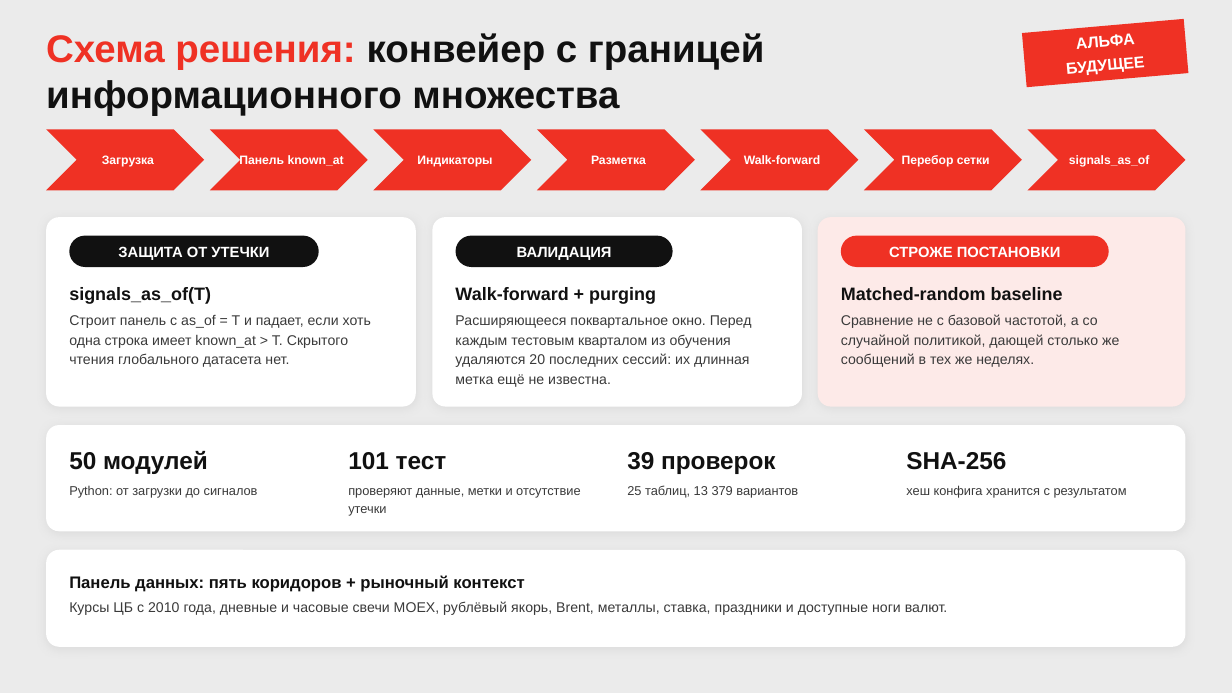
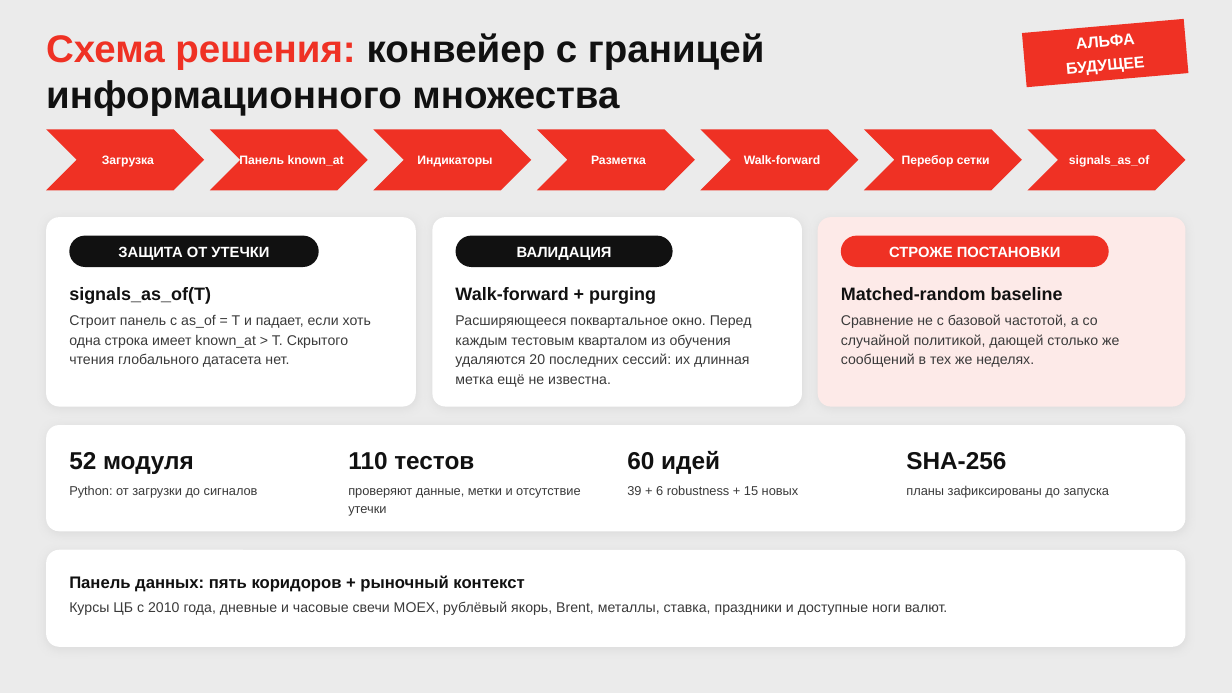
Before and after one commit to ne-olya/fx-pulse, a slide deck: slide 5 of docs/presentation/fx-pulse-interim.pptx. Drawn at 1232x693 pixels with LibreOffice and Linux fonts; fonts in the diff are those of the drawing. Boxes give left, top, right and bottom in pixels: in the first picture for what was removed or moved away, otherwise in the second. Text is boxed around its words. In the diff, an @@ line names an element or a change of style, - is before the commit and + after.

Commit message:
feat: audit winners and test robust signal ensembles

```diff
--- a/docs/presentation/fx-pulse-interim.pptx
+++ b/docs/presentation/fx-pulse-interim.pptx
@@ text at bbox=[69, 452, 194, 474]: text changed @@
-50 модулей
+52 модуля
@@ text at bbox=[348, 452, 474, 470]: text changed @@
-101 тест
+110 тестов
@@ text at bbox=[627, 451, 720, 474]: text changed @@
-39 проверок
+60 идей
@@ text at bbox=[627, 485, 799, 495]: text changed @@
-25 таблиц, 13 379 вариантов
+39 + 6 robustness + 15 новых
@@ text at bbox=[906, 485, 1110, 498]: text changed @@
-хеш конфига хранится с результатом
+планы зафиксированы до запуска
```
Also in this commit, not shown: 6 other slides changed, 15 other files.
